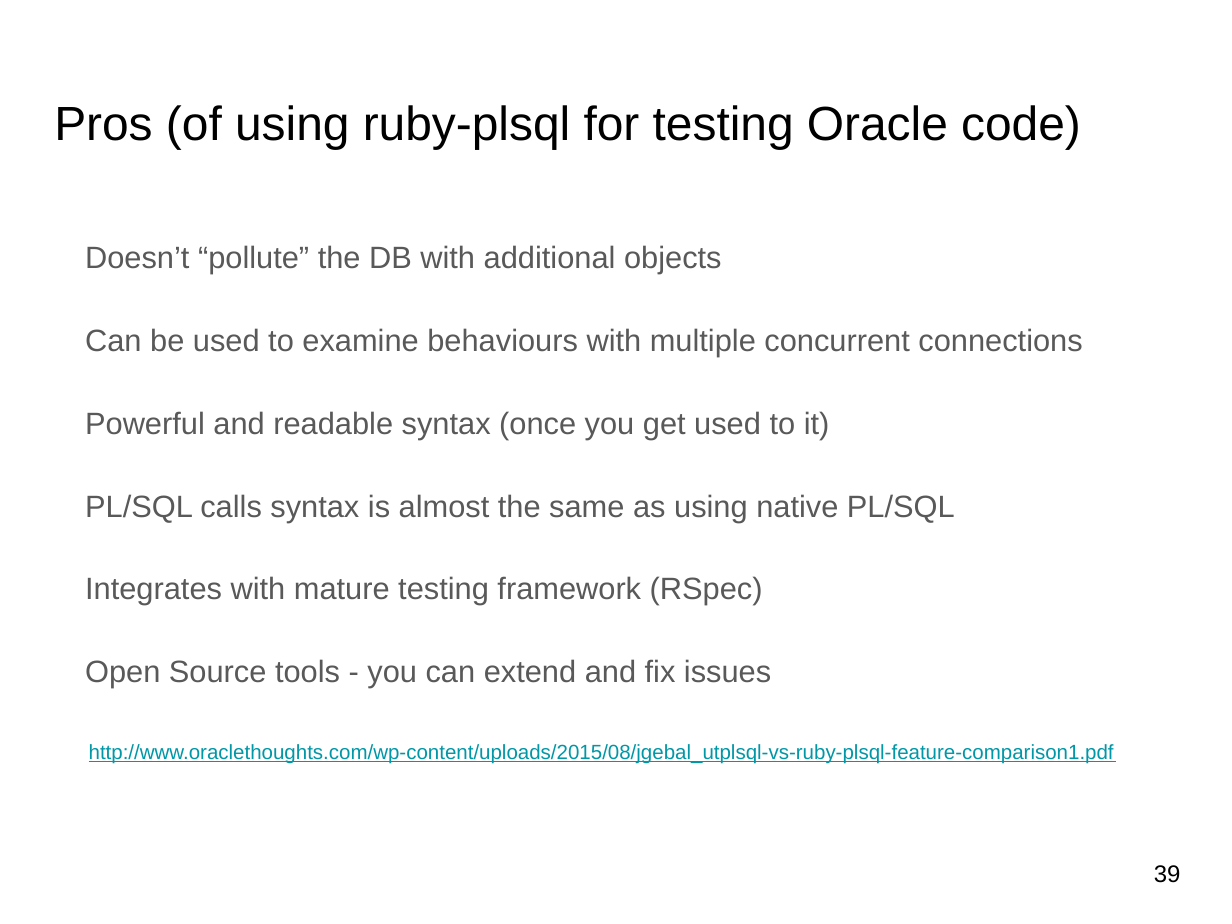
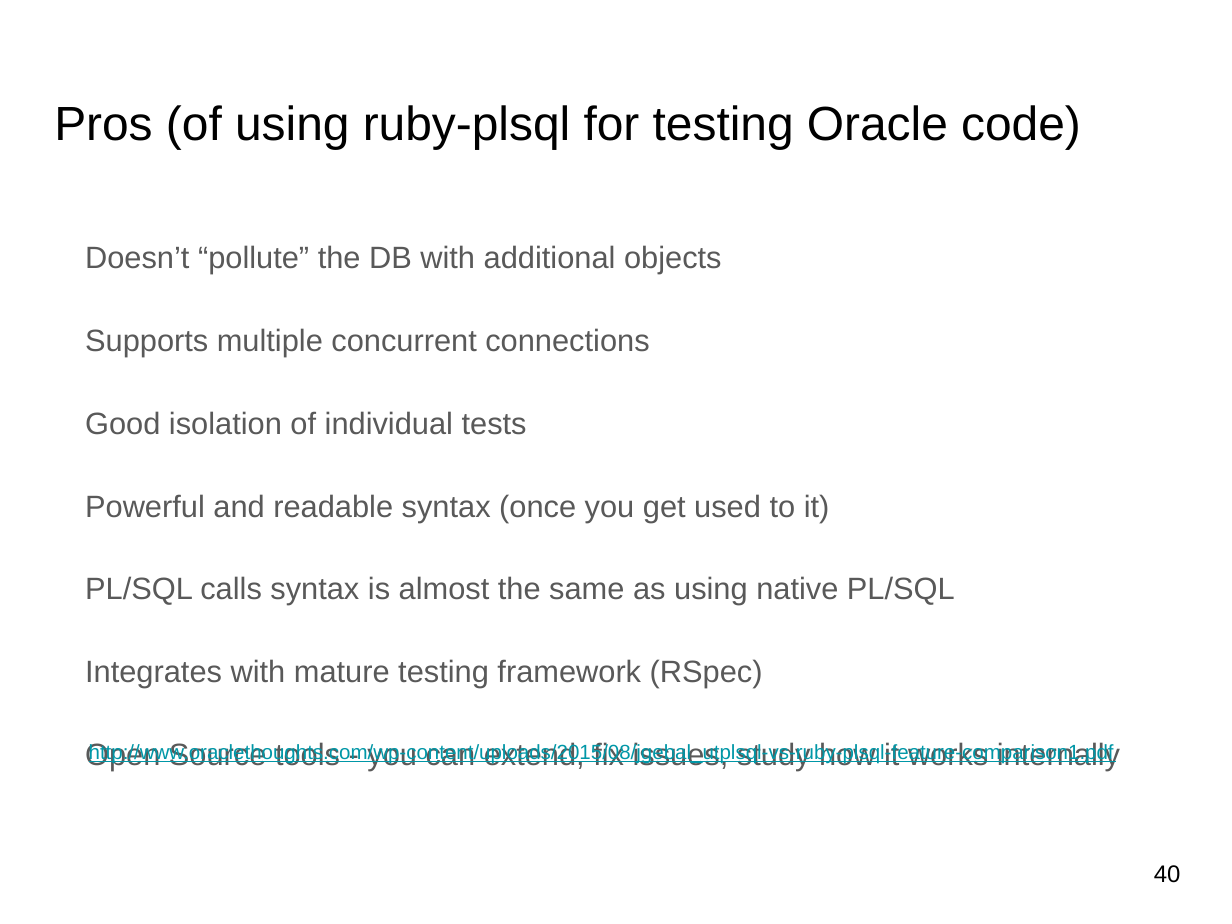
Before and after one commit to javornikolov/bgoug-rubyplsql-spec, a slide deck: slide 40 of Oracle PL-SQL unit testing with ruby-plsql-spec.pptx (slide 39 before the commit). Drawn at 1232x924 pixels with LibreOffice and Linux fonts; fonts in the diff are those of the drawing. Boxes give left, top, right and bottom in pixels: in the first picture for what was removed or moved away, otherwise in the second. Text is boxed around its words. In the diff, an @@ line names an element or a change of style, - is before the commit and + after.

Commit message:
Post-presentation slides update: questions, refinements
- Add annotations to the references
- Add a slide noting Raimonds as author of ruby-plsql & ruby-plsql-spec

```diff
--- a/Oracle PL-SQL unit testing with ruby-plsql-spec.pptx
+++ b/Oracle PL-SQL unit testing with ruby-plsql-spec.pptx
@@ text at [85,328,649,435]: text changed @@
-Can be used to examine behaviours with multiple concurrent connections
+Supports multiple concurrent connections
+Good isolation of individual tests
@@ text at [85,742,1120,771]: text changed @@
-Open Source tools - you can extend and fix issues
+Open Source tools - you can extend, fix issues, study how it works internally
@@ page number at [1154,865,1181,883]: text changed @@
-39
+40
```
Also in this commit, not shown: 4 other slides changed, 4 slides added.
